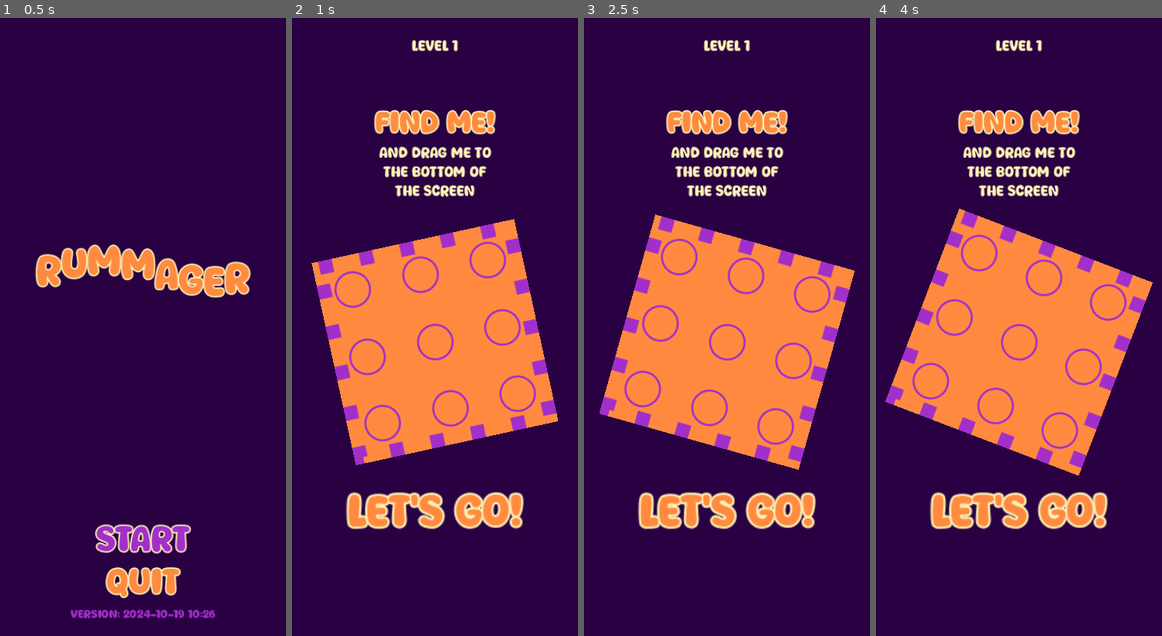
Above: before the commit, frames 1-4 (left to right).
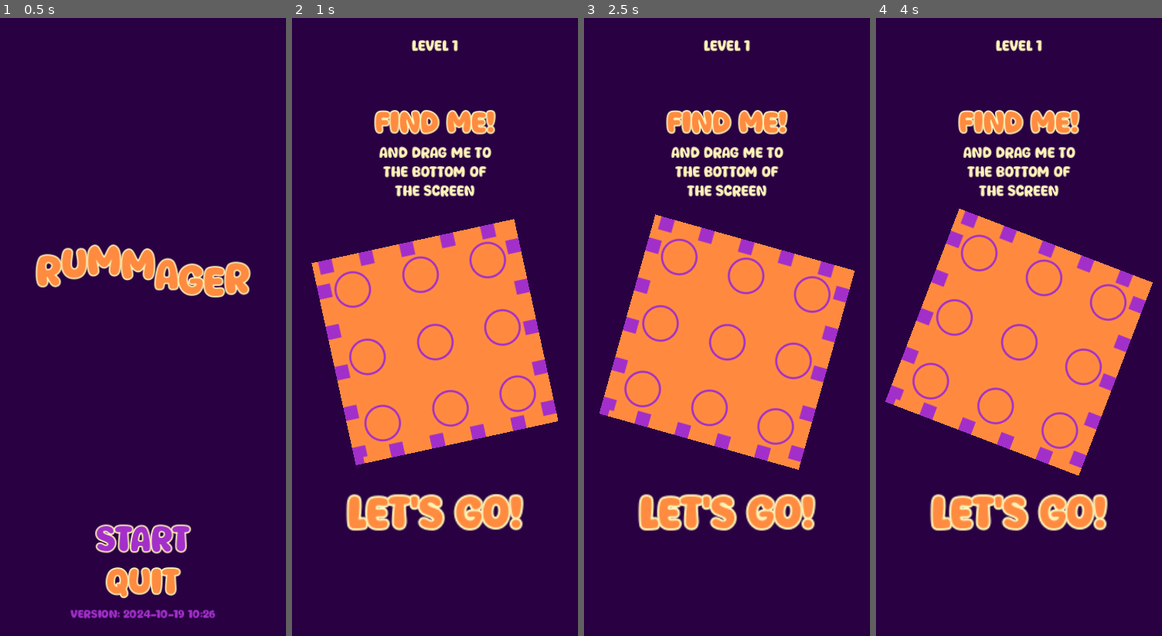
Above: after the commit, the same moments.

Repository: magopian/rummager
Game: Godot game, scene res://start_menu.tscn
Two runs of this game, one before a commit and one after it. Both use one fixed random seed, a clock stepped at 60 frames per second and the inputs below.
Inputs:
- Up to frame 1 (0.5 s): no input
- Up to frame 2 (1 s): click "START" at 0.5 s
- Up to frame 3 (2.5 s): click "Let's go!" at 1.25 s; click "Shuffle" at 2 s
- Up to frame 4 (4 s): click "Let's go!" at 2.75 s; click "Shuffle" at 3.5 s

Frame 1 is identical in both runs. In frame 2, 1.5% of the frame differs, in the area x 18-82%, y 76-83%; in frame 3, 1.5%; in frame 4, 1.5%.

Commit message:
Create an animated button to be reused everywhere

Diff:
--- /dev/null
+++ b/animated_button.gd
@@ -0,0 +1,40 @@
+class_name AnimatedButton extends Control
+
+
+signal button_pressed
+
+
+@onready var button: Button = %Button
+
+
+@export var text: String = "placeholder"
+@export var font_size: int = 40
+@export var color: Color = Color("#290143")
+@export var outline_color: Color = Color("#fff4b8")
+@export var outline_size: int = 8
+@export var focus_color: Color = Color("#a22fc9")
+
+
+func _ready() -> void:
+	button.pressed.connect(_on_button_pressed)
+	button.text = text
+	button.add_theme_color_override("font_hover_pressed_color", focus_color)
+	button.add_theme_color_override("font_hover_color", focus_color)
+	button.add_theme_color_override("font_pressed_color", focus_color)
+	button.add_theme_color_override("font_focus_color", focus_color)
+	button.add_theme_color_override("font_color", color)
+	button.add_theme_color_override("font_outline_color", outline_color)
+	button.add_theme_constant_override("outline_size", outline_size)
+	button.add_theme_constant_override("font_size",  font_size)
+	button.pivot_offset = Vector2(button.size.x / 2, button.size.y / 2)
+	print("button.size: ", text, " - ", button.size)
+	print("button.pivot_offset: ", text, " - ", button.pivot_offset)
+
+	var tween: Tween = button.create_tween().set_ease(Tween.EASE_IN_OUT).set_trans(Tween.TRANS_CUBIC).set_loops()
+	tween.tween_property(button, "scale", Vector2(1.5, 1.5), 0.5)
+	tween.tween_property(button, "scale", Vector2.ONE, 0.5)
+
+
+
+func _on_button_pressed() -> void:
+	button_pressed.emit()
--- /dev/null
+++ b/animated_button.tscn
@@ -0,0 +1,40 @@
+[gd_scene load_steps=2 format=3 uid="uid://c6tacpe7tp1de"]
+
+[ext_resource type="Script" path="res://animated_button.gd" id="1_k4f4n"]
+
+[node name="AnimatedButton" type="Control"]
+custom_minimum_size = Vector2(200, 100)
+layout_mode = 3
+anchors_preset = 15
+anchor_right = 1.0
+anchor_bottom = 1.0
+grow_horizontal = 2
+grow_vertical = 2
+size_flags_horizontal = 3
+script = ExtResource("1_k4f4n")
+
+[node name="Button" type="Button" parent="."]
+unique_name_in_owner = true
+layout_mode = 1
+anchors_preset = 14
+anchor_top = 0.5
+anchor_right = 1.0
+anchor_bottom = 0.5
+offset_top = -28.0
+offset_bottom = 28.0
+grow_horizontal = 2
+grow_vertical = 2
+size_flags_horizontal = 4
+size_flags_vertical = 4
+theme_override_colors/font_hover_pressed_color = Color(0.635294, 0.184314, 0.788235, 1)
+theme_override_colors/font_hover_color = Color(0.635294, 0.184314, 0.788235, 1)
+theme_override_colors/font_pressed_color = Color(0.635294, 0.184314, 0.788235, 1)
+theme_override_colors/font_focus_color = Color(0.635294, 0.184314, 0.788235, 1)
+theme_override_colors/font_color = Color(0.160784, 0.00392157, 0.262745, 1)
+theme_override_colors/font_outline_color = Color(1, 0.956863, 0.721569, 1)
+theme_override_constants/outline_size = 8
+theme_override_font_sizes/font_size = 40
+text = "Placeholder
+"
+flat = true
+autowrap_mode = 2
--- a/game.gd
+++ b/game.gd
@@ -7,12 +7,12 @@
 @onready var pick_me_canvas_layer: CanvasLayer = %PickMeCanvasLayer
 @onready var level_label: Label = %LevelLabel
 @onready var card_display: Control = %CardDisplay
-@onready var lets_go_button: Button = %LetsGoButton
+@onready var lets_go_button: AnimatedButton = %LetsGoButton
 @onready var you_win_canvas_layer: CanvasLayer = %YouWinCanvasLayer
-@onready var try_again_button: Button = %TryAgainButton
+@onready var next_level_button: AnimatedButton = %NextLevelButton
 @onready var you_lose_canvas_layer: CanvasLayer = %YouLoseCanvasLayer
 @onready var lost_reason: Label = %LostReason
-@onready var try_again_lost_button: Button = %TryAgainLostButton
+@onready var try_again_button: AnimatedButton = %TryAgainButton
 
 @onready var card_scene: PackedScene = preload("res://card.tscn")
 
@@ -34,10 +34,10 @@
 func _ready() -> void:
 	viewport_size = get_viewport_rect().size
 	menu_button.pressed.connect(_on_menu_button_pressed)
-	try_again_button.pressed.connect(_on_shuffle_button_pressed)
-	try_again_lost_button.pressed.connect(_on_shuffle_button_pressed)
+	next_level_button.button_pressed.connect(_on_shuffle_button_pressed)
+	try_again_button.button_pressed.connect(_on_shuffle_button_pressed)
 	shuffle_button.pressed.connect(_on_shuffle_button_pressed)
-	lets_go_button.pressed.connect(_on_lets_go_button_pressed)
+	lets_go_button.button_pressed.connect(_on_lets_go_button_pressed)
 	level_label.text += str(Global.level)
 	for i in range(Global.level * num_cards):
 		var card: Card = new_card()
@@ -54,7 +54,6 @@
 	card_display.add_child(card_to_display)
 	card_to_display.position = Vector2(200, 200)
 	card_to_display.show_big()
-	animate_button(lets_go_button)
 
 
 func animate_button(button: Button) -> void:
@@ -115,18 +114,15 @@
 		if card == card_to_find:
 			you_win_canvas_layer.show()
 			Global.level += 1
-			animate_button(try_again_button)
 		else:
 			you_lose_canvas_layer.show()
 			lost_reason.text = "You chose the wrong card"
 			Global.level = 1
-			animate_button(try_again_lost_button)
 	else:
 		if card == card_to_find:
 			you_lose_canvas_layer.show()
 			lost_reason.text = "You discarded the card you were looking for"
 			Global.level = 1
-			animate_button(try_again_lost_button)
 
 
 func thrown_out_bottom(card: Card) -> bool:
--- a/game.tscn
+++ b/game.tscn
@@ -44,6 +44,7 @@
 [ext_resource type="Texture2D" uid="uid://ry7dhtu6e4of" path="res://assets/sprites/border_thin_double_dotted.png" id="42_e1e4w"]
 [ext_resource type="Texture2D" uid="uid://dtb32i44n5cra" path="res://assets/sprites/border_thin_squiggly.png" id="43_5xpwt"]
 [ext_resource type="Texture2D" uid="uid://c6c87idv8dwwl" path="res://assets/sprites/border_thin_squiggly_double_dotted.png" id="44_iovjm"]
+[ext_resource type="PackedScene" uid="uid://c6tacpe7tp1de" path="res://animated_button.tscn" id="45_5qh7m"]
 
 [sub_resource type="StyleBoxEmpty" id="StyleBoxEmpty_hpbc4"]
 
@@ -203,31 +204,11 @@
 custom_minimum_size = Vector2(400, 400)
 layout_mode = 2
 
-[node name="Control" type="Control" parent="PickMeCanvasLayer/MarginContainer/CenterContainer/VBoxContainer"]
-custom_minimum_size = Vector2(200, 100)
-layout_mode = 2
-
-[node name="LetsGoButton" type="Button" parent="PickMeCanvasLayer/MarginContainer/CenterContainer/VBoxContainer/Control"]
-unique_name_in_owner = true
-layout_mode = 1
-anchors_preset = 15
-anchor_right = 1.0
-anchor_bottom = 1.0
-grow_horizontal = 2
-grow_vertical = 2
-pivot_offset = Vector2(200, 55)
-size_flags_horizontal = 4
-size_flags_vertical = 4
-theme_override_colors/font_hover_pressed_color = Color(0.635294, 0.184314, 0.788235, 1)
-theme_override_colors/font_hover_color = Color(0.635294, 0.184314, 0.788235, 1)
-theme_override_colors/font_pressed_color = Color(0.635294, 0.184314, 0.788235, 1)
-theme_override_colors/font_focus_color = Color(0.635294, 0.184314, 0.788235, 1)
-theme_override_colors/font_color = Color(1, 0.545098, 0.25098, 1)
-theme_override_colors/font_outline_color = Color(1, 0.956863, 0.721569, 1)
-theme_override_constants/outline_size = 8
-theme_override_font_sizes/font_size = 40
+[node name="LetsGoButton" parent="PickMeCanvasLayer/MarginContainer/CenterContainer/VBoxContainer" instance=ExtResource("45_5qh7m")]
+unique_name_in_owner = true
+layout_mode = 2
 text = "Let's go!"
-flat = true
+color = Color(1, 0.545098, 0.25098, 1)
 
 [node name="YouWinCanvasLayer" type="CanvasLayer" parent="."]
 unique_name_in_owner = true
@@ -260,31 +241,11 @@
 text = "YOU WIN!"
 horizontal_alignment = 1
 
-[node name="Control" type="Control" parent="YouWinCanvasLayer/CenterContainer/VBoxContainer"]
-custom_minimum_size = Vector2(200, 100)
-layout_mode = 2
-
-[node name="TryAgainButton" type="Button" parent="YouWinCanvasLayer/CenterContainer/VBoxContainer/Control"]
-unique_name_in_owner = true
-layout_mode = 1
-anchors_preset = 15
-anchor_right = 1.0
-anchor_bottom = 1.0
-grow_horizontal = 2
-grow_vertical = 2
-pivot_offset = Vector2(105, 55)
-size_flags_horizontal = 4
-size_flags_vertical = 4
-theme_override_colors/font_hover_pressed_color = Color(0.635294, 0.184314, 0.788235, 1)
-theme_override_colors/font_hover_color = Color(0.635294, 0.184314, 0.788235, 1)
-theme_override_colors/font_pressed_color = Color(0.635294, 0.184314, 0.788235, 1)
-theme_override_colors/font_focus_color = Color(0.635294, 0.184314, 0.788235, 1)
-theme_override_colors/font_color = Color(0.160784, 0.00392157, 0.262745, 1)
-theme_override_colors/font_outline_color = Color(1, 0.956863, 0.721569, 1)
-theme_override_constants/outline_size = 8
-theme_override_font_sizes/font_size = 40
+[node name="NextLevelButton" parent="YouWinCanvasLayer/CenterContainer/VBoxContainer" instance=ExtResource("45_5qh7m")]
+unique_name_in_owner = true
+custom_minimum_size = Vector2(300, 100)
+layout_mode = 2
 text = "Next level"
-flat = true
 
 [node name="YouLoseCanvasLayer" type="CanvasLayer" parent="."]
 unique_name_in_owner = true
@@ -329,31 +290,13 @@
 horizontal_alignment = 1
 autowrap_mode = 2
 
-[node name="Control" type="Control" parent="YouLoseCanvasLayer/CenterContainer/VBoxContainer"]
-custom_minimum_size = Vector2(200, 100)
-layout_mode = 2
-
-[node name="TryAgainLostButton" type="Button" parent="YouLoseCanvasLayer/CenterContainer/VBoxContainer/Control"]
-unique_name_in_owner = true
-layout_mode = 1
-anchors_preset = 15
-anchor_right = 1.0
-anchor_bottom = 1.0
-grow_horizontal = 2
-grow_vertical = 2
-pivot_offset = Vector2(102, 52)
-size_flags_horizontal = 4
-size_flags_vertical = 4
-theme_override_colors/font_hover_pressed_color = Color(1, 0.545098, 0.25098, 1)
-theme_override_colors/font_hover_color = Color(1, 0.545098, 0.25098, 1)
-theme_override_colors/font_pressed_color = Color(1, 0.545098, 0.25098, 1)
-theme_override_colors/font_focus_color = Color(1, 0.545098, 0.25098, 1)
-theme_override_colors/font_color = Color(1, 0.956863, 0.721569, 1)
-theme_override_colors/font_outline_color = Color(0.635294, 0.184314, 0.788235, 1)
-theme_override_constants/outline_size = 8
-theme_override_font_sizes/font_size = 40
+[node name="TryAgainButton" parent="YouLoseCanvasLayer/CenterContainer/VBoxContainer" instance=ExtResource("45_5qh7m")]
+unique_name_in_owner = true
+layout_mode = 2
 text = "Try again"
-flat = true
+color = Color(1, 0.956863, 0.721569, 1)
+outline_color = Color(0.635294, 0.184314, 0.788235, 1)
+focus_color = Color(1, 0.545098, 0.25098, 1)
 
 [node name="Cards" type="Node2D" parent="."]
 unique_name_in_owner = true
Not shown: 1 places in game.tscn that only renumber resources
